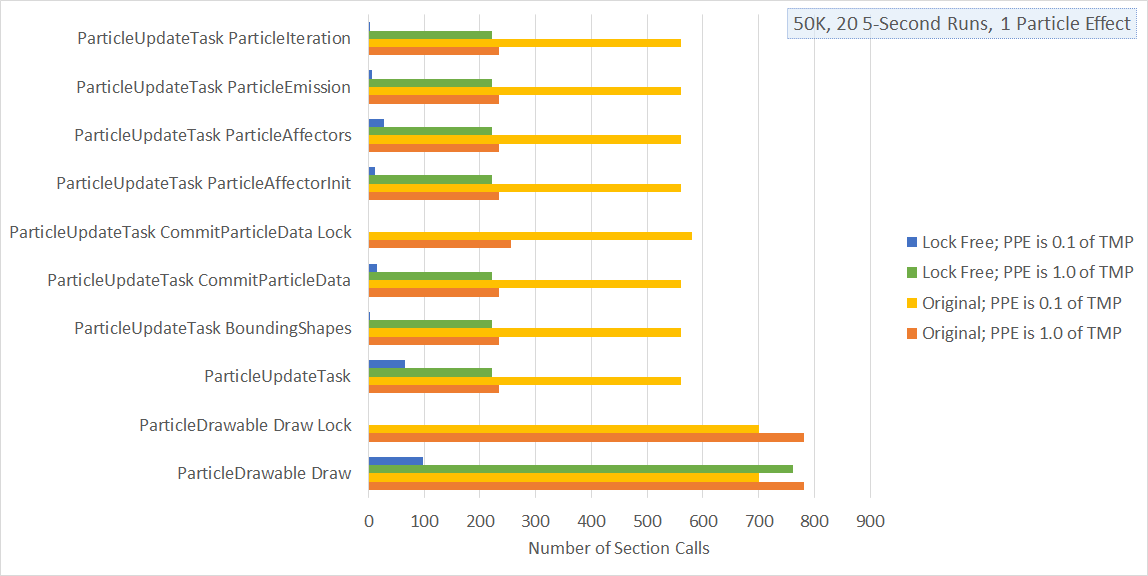
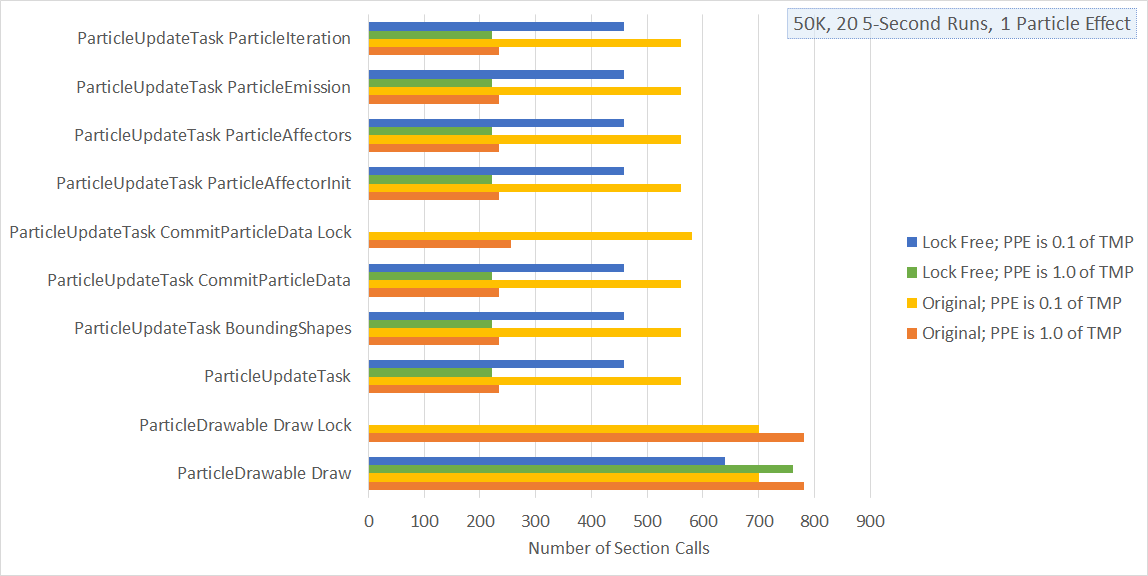
Two versions of the same layered image (1148x576). Layer-by-layer changes:
renamed "Layer 1" to "Layer 2", painted on it over [370, 22, 725, 465]
